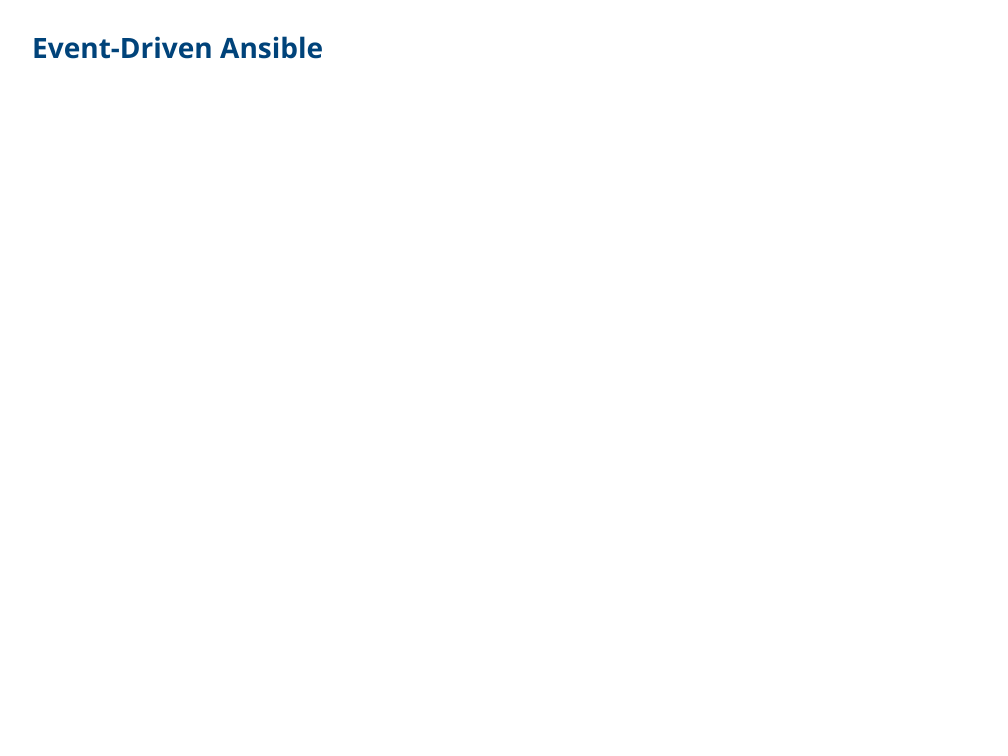
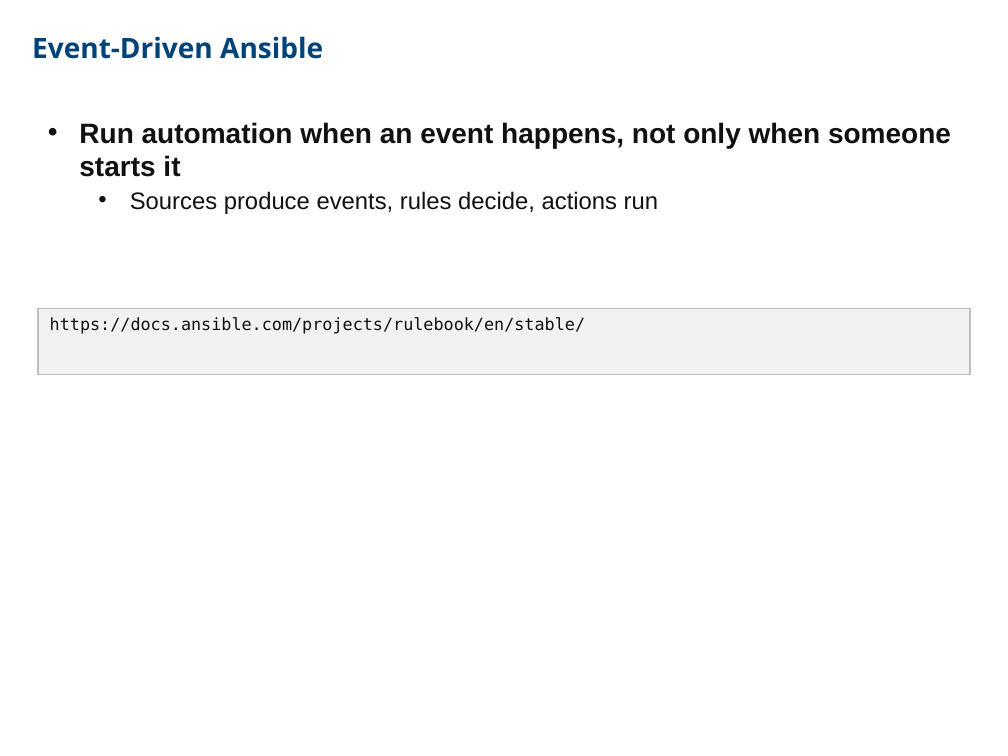
Before and after one commit to CCoupel/ansible-training, a slide deck: slide 193 of Ansible Training.pptx. Drawn at 1008x756 pixels with LibreOffice and Linux fonts; fonts in the diff are those of the drawing. Boxes give left, top, right and bottom in pixels: in the first picture for what was removed or moved away, otherwise in the second. Text is boxed around its words. In the diff, an @@ line names an element or a change of style, - is before the commit and + after.

```diff
--- a/Ansible Training.pptx
+++ b/Ansible Training.pptx
@@ text added at [79, 122, 951, 214], 20 pt, text #111111, bold @@
+• Run automation when an event happens, not only when someone starts it
+  • Sources produce events, rules decide, actions run
@@ rectangle added at [38, 308, 971, 375], fill #F2F2F2, outline #BFBFBF 1 pt, 12 pt, text #111111 @@
+https://docs.ansible.com/projects/rulebook/en/stable/
```
Also in this commit, not shown: 14 other slides changed, 2 slides added, 2 slides removed.
